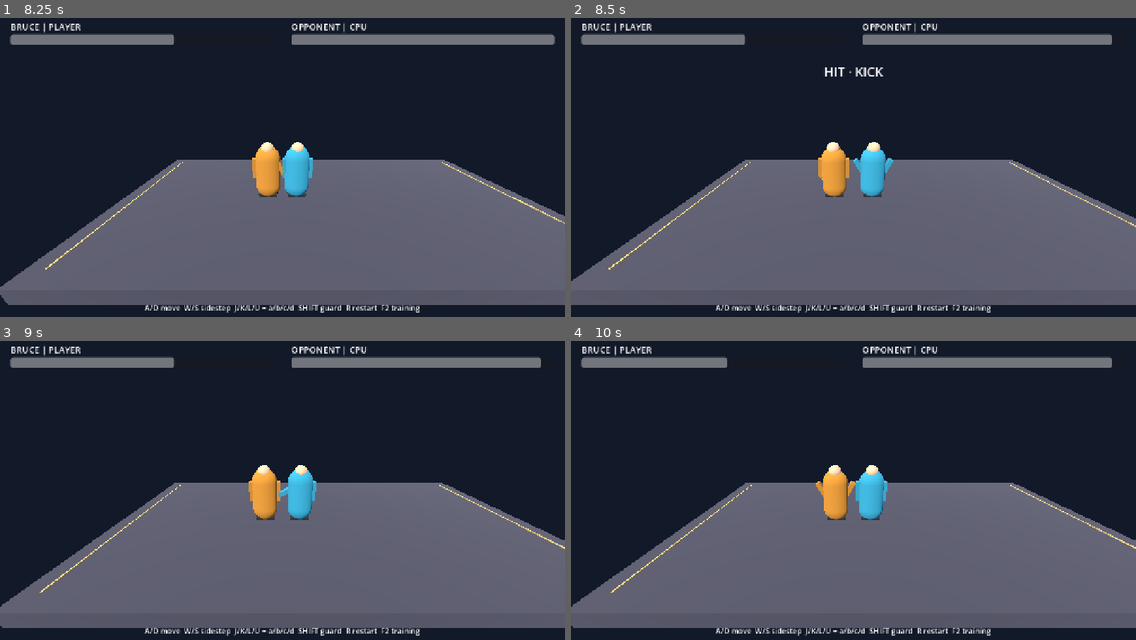
Above: before the commit, frames 1-4 (two rows, left to right).
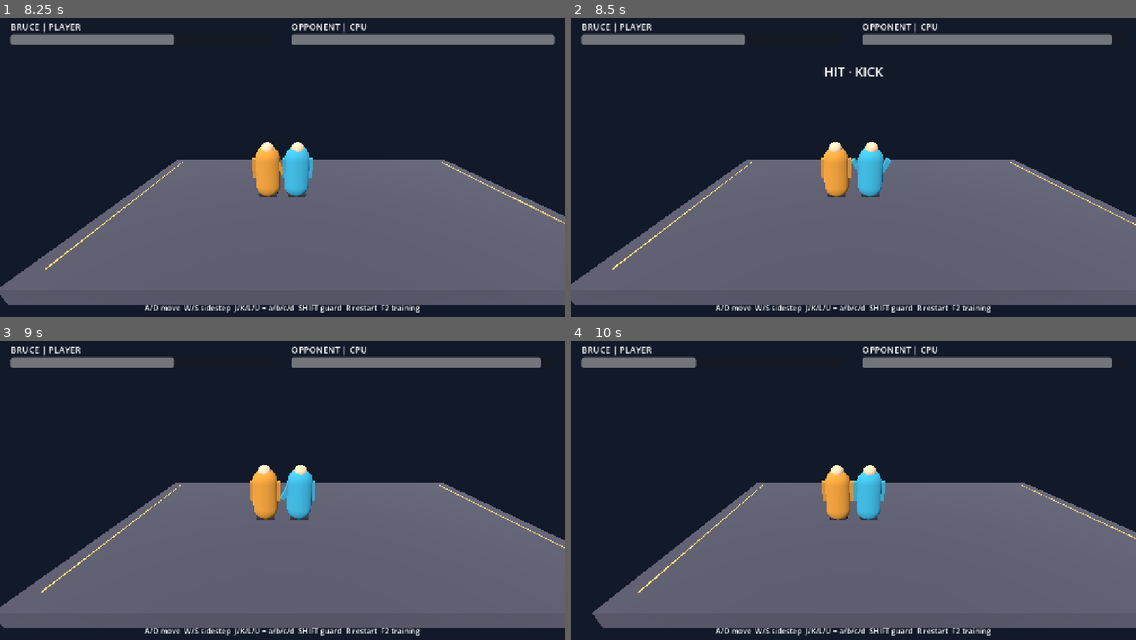
Above: after the commit, the same moments.

Repository: wucong220/brucelee-pc-port
Game: Godot game, scene res://scenes/main.tscn
Same seed, same stepped clock (60 frames per second), same inputs: the game is played once before the commit and once after it.
Inputs (mouse positions are in pixels of both pictures, inside the frame that each line leads up to):
- Up to frame 1 (8.25 s): tap Enter (prototype_menu_accept) at 0.5 s; move the mouse to (254, 233) at 0.52 s; hold Up (prototype_menu_up) 0.53-1.25 s; tap J (prototype_attack_a) at 0.6 s; click (254, 233) at 0.67 s; drag from (452, 218) to (254, 233) at 1.27 s; move the mouse to (113, 122) at 2.02 s; hold A (prototype_move_left) 2.03-2.75 s; tap L (prototype_attack_c) at 2.1 s; drag from (310, 170) to (113, 122) at 2.77 s; move the mouse to (197, 92) at 3.52 s; hold Down (prototype_menu_down) 3.53-4.25 s; tap Shift (prototype_guard) at 3.6 s; tap R (prototype_restart) at 4.25 s; drag from (406, 155) to (197, 92) at 4.27 s; move the mouse to (169, 185) at 5.02 s; hold Up (prototype_menu_up) 5.03-5.75 s; tap 2 at 5.1 s; click (169, 185) at 5.17 s; drag from (339, 101) to (169, 185) at 5.77 s; move the mouse to (254, 233) at 6.52 s; hold D (prototype_move_right) 6.53-7.25 s; tap Keypad Enter at 6.6 s; drag from (452, 218) to (254, 233) at 7.27 s; move the mouse to (113, 122) at 8.02 s; hold Down (prototype_menu_down) from 8.03 s (still down); tap K (prototype_attack_b) at 8.1 s
- Up to frame 2 (8.5 s): keep holding Down (prototype_menu_down)
- Up to frame 3 (9 s): release Down (prototype_menu_down) at 8.75 s; drag from (310, 493) to (113, 445) at 8.77 s
- Up to frame 4 (10 s): move the mouse to (768, 415) at 9.52 s; hold Up (prototype_menu_up) from 9.53 s (still down); tap U (prototype_attack_d) at 9.6 s; click (768, 415) at 9.67 s

Frame 1 is identical in both runs. In frame 2, 1.3% of the frame differs, in the area x 0-100%, y 41-96%; in frame 3, 0.4%; in frame 4, 3.2%, in the area x 0-100%, y 5-96%.

Commit message:
Derive reaction push from exported root-motion depth
Three exported light frontal reactions carry source position tracks; map their depth values through source_units_to_world to prototype forward push, with an explicit note that native axis/sign semantics remain unverified. Add validate_reaction_push.gd.

Diff:
--- a/godot/scripts/fighter.gd
+++ b/godot/scripts/fighter.gd
@@ -646,6 +646,13 @@
     "all_getup_faceup_attack": 45.0,
     "all_impct_faceup": 80.0,
 }
+const REACTION_ROOT_PUSH_SOURCE: Dictionary = {
+    "impactlightfronthigh": 36.86962890625,
+    "impactlightfrontlow": 18.252197265625,
+    "impactlightfrontmid": 22.845458984375,
+}
+
+
 const REACTION_PROFILE_DATA: Dictionary = {
     "hit": {
         "low": {
@@ -3434,6 +3441,14 @@
     ]:
         return false
     var state_before: String = state
+    var reaction_root_source: float = float(
+        REACTION_ROOT_PUSH_SOURCE.get(String(reaction.get("source_action", "")), -1.0)
+    )
+    if reaction_root_source >= 0.0:
+        # Source reaction positions are (X horizontal, Y depth, Z up). Their
+        # depth component is the current best evidence for forward displacement;
+        # the exact native push mapping remains unverified.
+        push = reaction_root_source * source_units_to_world
     var brick_facedown_impact: bool = (
         state_before == "facedownidle"
         and not blocked
--- /dev/null
+++ b/godot/tests/validate_reaction_push.gd
@@ -0,0 +1,37 @@
+extends SceneTree
+## Validate that the three exported reaction root-motion depth values drive push.
+
+func _initialize() -> void:
+    call_deferred("_run")
+
+
+func _run() -> void:
+    var fighter: PortFighter = load("res://scripts/fighter.gd").new()
+    fighter.configure_attack_config(PortFighter.ATTACK_CONFIG_PATH)
+    root.add_child(fighter)
+    await process_frame
+    fighter.reset_fighter(Vector3.ZERO)
+    var expected: float = 18.252197265625 * fighter.source_units_to_world
+    var reaction: Dictionary = {
+        "source_action": "impactlightfrontlow",
+        "exit_start_frame": 13,
+        "animation_duration_frames": 17,
+        "linking_frame": 0,
+    }
+    if not fighter.receive_hit(5.0, false, 0.0, 1.0, reaction):
+        push_error("receive_hit rejected the reaction fixture")
+        quit(1)
+        return
+    if absf(fighter.global_position.x - expected) > 0.001:
+        push_error("reaction root push mismatch: " + str(fighter.global_position.x) + " expected " + str(expected))
+        quit(1)
+        return
+    print("REACTION_PUSH_VALIDATION=" + JSON.stringify({
+        "source_action": "impactlightfrontlow",
+        "source_depth": 18.252197265625,
+        "world_push": expected,
+        "scope": "source positions depth mapped to prototype forward push; axis/sign native mapping unverified",
+    }))
+    fighter.queue_free()
+    await process_frame
+    quit(0)
